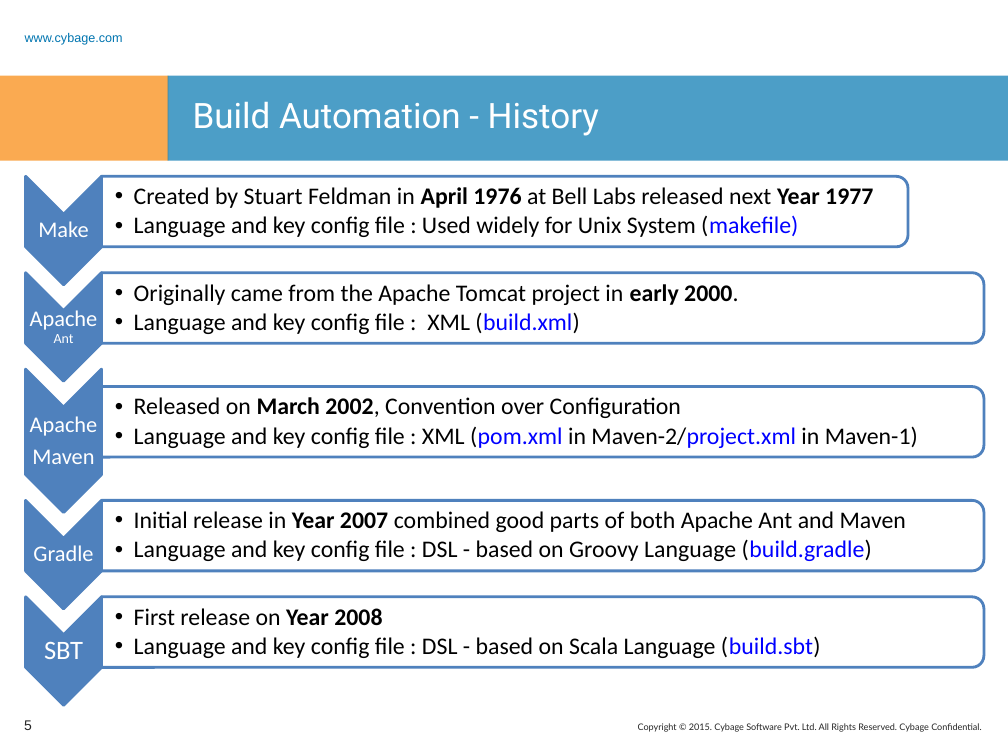
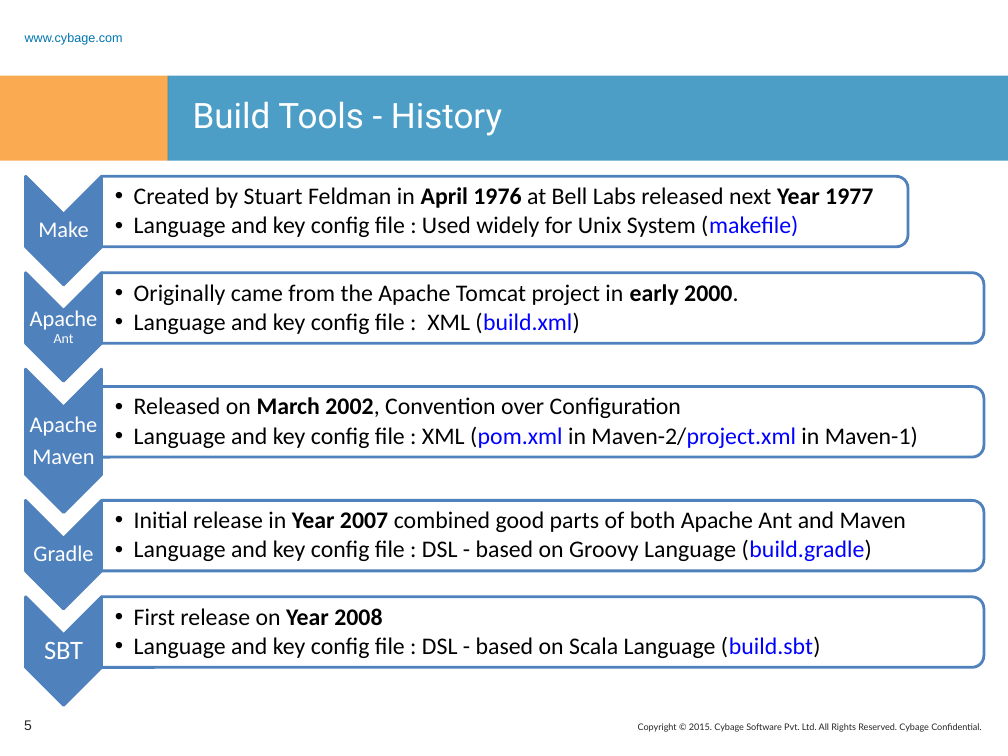
Before and after one commit to rashmitk/Documentation, a slide deck: slide 5 of SBT/SBT.pptx. Drawn at 1008x756 pixels with LibreOffice and Linux fonts; fonts in the diff are those of the drawing; background and template pictures are left out. Boxes give left, top, right and bottom in pixels: in the first picture for what was removed or moved away, otherwise in the second. Text is boxed around its words. In the diff, an @@ line names an element or a change of style, - is before the commit and + after.

```diff
--- a/SBT/SBT.pptx
+++ b/SBT/SBT.pptx
@@ title at [193, 101, 502, 136]: text changed @@
-Build Automation - History
+Build Tools - History
```
Also in this commit, not shown: 1 other slide changed, 3 slides added, 1 slide removed.
